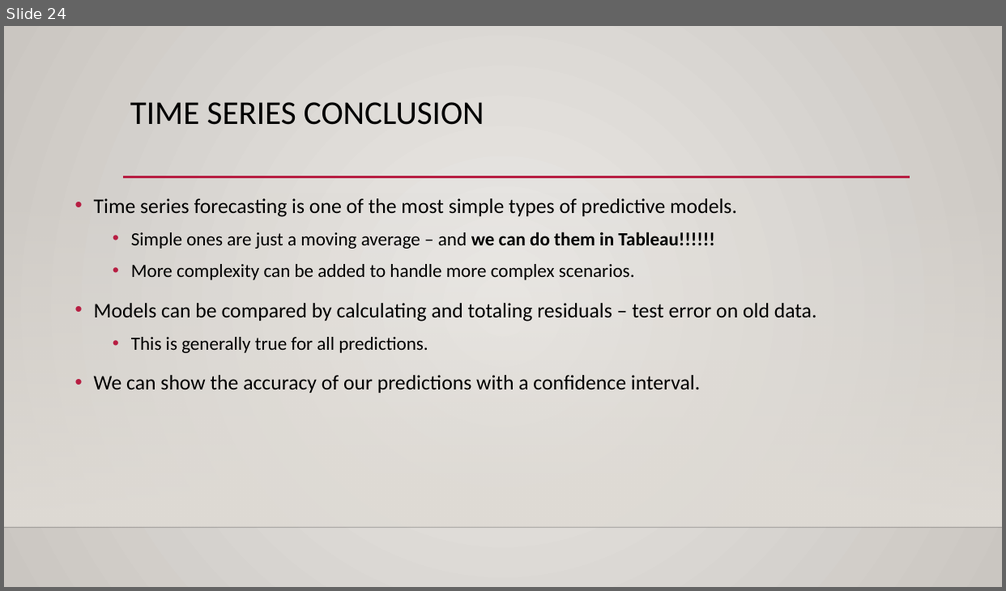
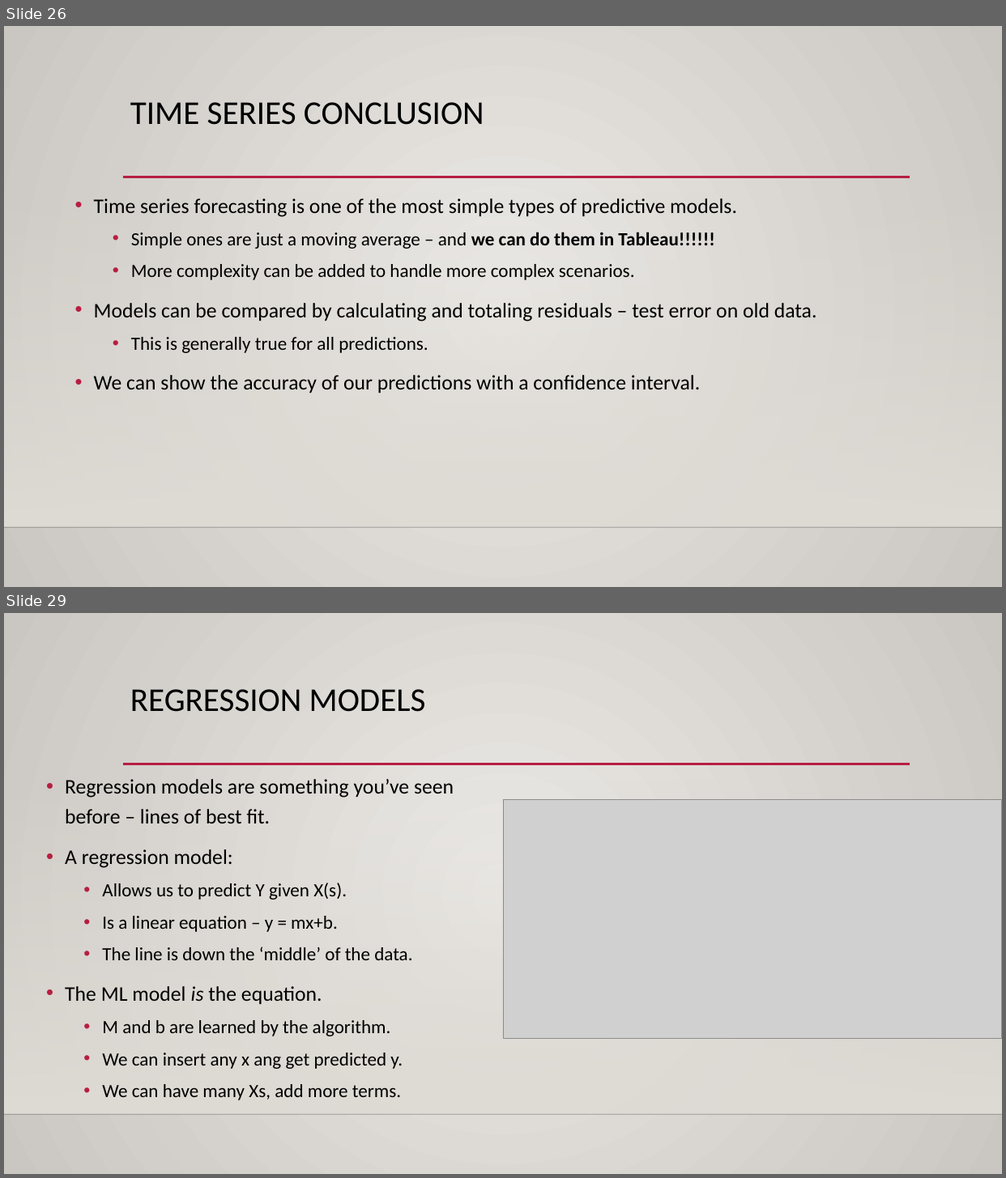
Before and after one commit to AkeemSemper/ml_datasets, a slide deck: slides/TimeSeries.pptx. Shown one above the other, each under a label of ours: slide 24 before the commit, slides 26 and 29 after it; the slides between them are not shown. The pictures are 1006x591 and 1006x1178 pixels, drawn with LibreOffice and Linux fonts; fonts in the diff are those of the drawing; grey boxes stand for pictures; background and template pictures are left out. Boxes give left, top, right and bottom in pixels: in the first picture for what was removed or moved away, otherwise in the second. Text is boxed around its words. In the diff, an @@ line names an element or a change of style, - is before the commit and + after.

```diff
--- a/slides/TimeSeries.pptx
+++ b/slides/TimeSeries.pptx
@@ slide 29 added at bbox=[4, 613, 1002, 1174], background gradient #ECEAE7 to #CAC7C1; not listed: 3 template elements that a slide beside it also shows @@
@@ title added at bbox=[130, 689, 426, 712], 32 pt, text #000000 @@
+REGRESSION MODELS
@@ text added at bbox=[65, 779, 454, 1101], 18 pt, text #000000 @@
+• Regression models are something you’ve seen before – lines of best fit.
+• A regression model:
+  • Allows us to predict Y given X(s).
+  • Is a linear equation – y = mx+b.
+  • The line is down the ‘middle’ of the data.
+• The ML model is the equation.
+  • M and b are learned by the algorithm.
+  • We can insert any x ang get predicted y.
+  • We can have many Xs, add more terms.
@@ picture added at bbox=[503, 800, 1002, 1039] @@
@@ what was slide 24 is now slide 26 @@
```
Also in this commit, not shown: 1 slide changed, 15 other slides added, 1 slide removed, 1 other file.
